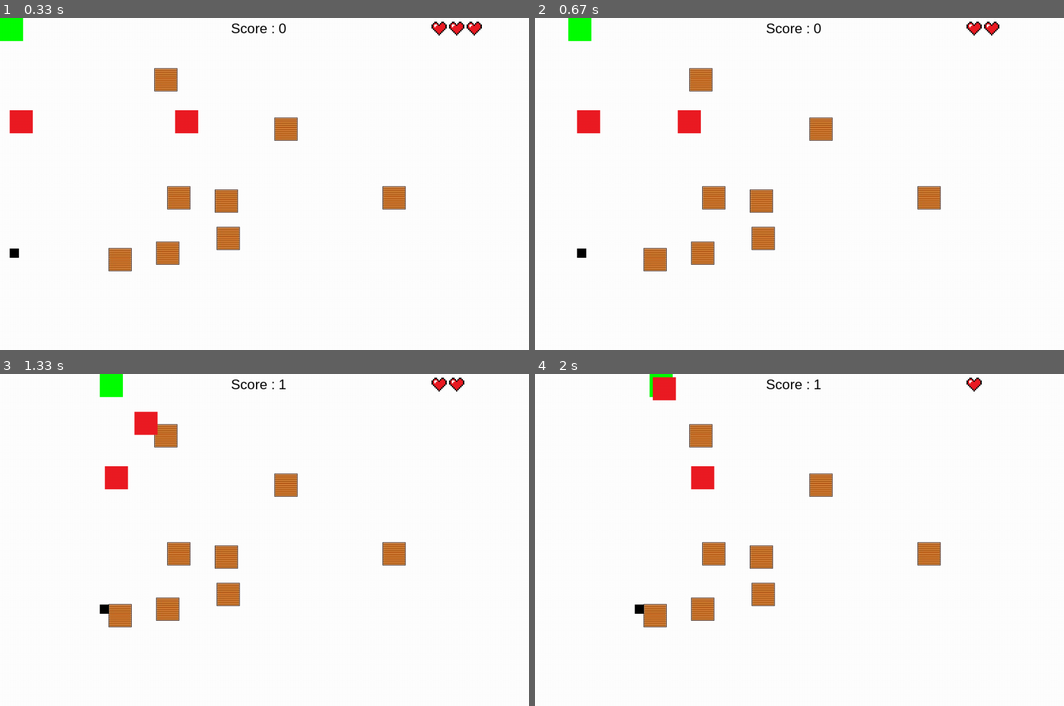
Above: before the commit, frames 1-4 (two rows, left to right).
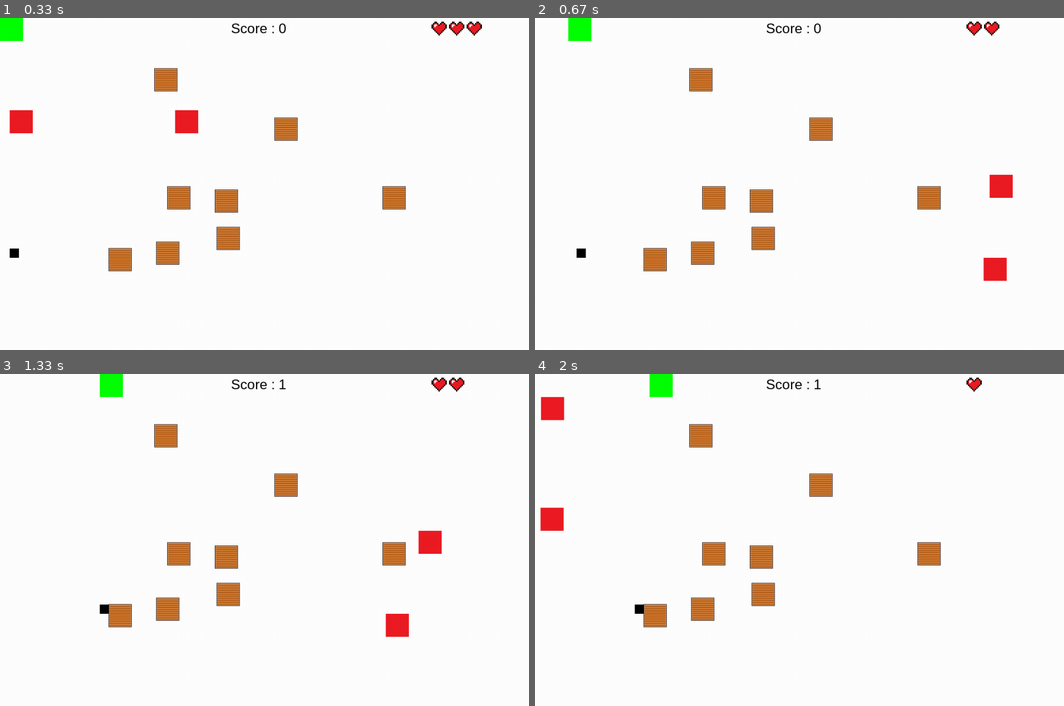
Above: after the commit, the same moments.

Repository: matthieurobert/Projet-ISN
Game: pygame game, started from test_bot.py
Same seed, same stepped clock (60 frames per second), same inputs: the game is played once before the commit and once after it.
Inputs:
- Up to frame 1 (0.33 s): no input
- Up to frame 2 (0.67 s): hold V from 0.33 s (still down); hold D from 0.33 s (still down)
- Up to frame 3 (1.33 s): release V at 0.8 s; release D at 0.8 s; hold D 0.83-1.3 s
- Up to frame 4 (2 s): hold W 1.33-1.63 s; hold D from 1.67 s (still down); tap V at 1.82 s

Frame 1 is identical in both runs. In frame 2, 1.3% of the frame differs, in the area x 7-91%, y 27-80%; in frame 3, 1.3%; in frame 4, 1.3%.

Commit message:
ajout des bots aléatoire avec les coordonnées
regarde le code au lieu de me lire si tu veux saoir ce que j'ai modifé

Diff:
--- /dev/null
+++ b/Partie_Clément/liste_x_y_bot.py
@@ -0,0 +1,5 @@
+import random
+def liste():
+    liste_bot = [(1040,640,50,50),(1040,460,50,50),(1040,340,50,50),(1040,160,50,50),(0,340,50,50),(0,400,50,50),(0,580,50,50),(0,220,50,50),(0,150,50,50),(0,50,50,50),(0,110,50,50),(0,180,50,50),(0,240,50,50),(0,290,50,50),(1040,590,50,50),(1040,520,50,50),(1040,280,50,50),(1040,400,50,50),(1040,210,50,50)]
+    random.shuffle(liste_bot)
+    return(liste_bot)
--- a/test_bot.py
+++ b/test_bot.py
@@ -1,6 +1,8 @@
 import pygame
 import sys
 import time
+from random import randrange
+from Partie_Clément.liste_x_y_bot import liste
 from pygame.locals import *
 from Partie_Clément.rekt_boîte import rekt
 from partie_lilian.fonction import murs_colision,game_over,vie_coeur,chrono,gauche,droite,monter,decendre
@@ -8,6 +10,7 @@
 
 pygame.init()
 
+bot_x_y = liste()
 
 rekt_boîte = rekt()
 salle = rekt_boîte[-1::]
@@ -203,108 +206,126 @@
 continuer = 1
 continuer2 = 1
 continuer3 = 1
-while continuer :
-    while continuer2:
-        for event in pygame.event.get():
-          if event.type == pygame.QUIT:
-                pygame.quit()
-
-        if abs(position_perso[0] - follower.rect[0]) == abs(position_perso[1] - follower.rect[1]):
-            if abs(position_perso[0] - follower.rect[0]) != position_perso[0] - follower.rect[0]:
-                follower.gauche()
-            else:
-                follower.droite()
-        elif abs(position_perso[0] - follower.rect[0]) > abs(position_perso[1] - follower.rect[1]):
-            if abs(position_perso[0]-follower.rect[0]) != position_perso[0] - follower.rect[0]:
-                follower.gauche()
-            else:
-                follower.droite()
-        elif abs(position_perso[0] - follower.rect[0]) < abs(position_perso[1] - follower.rect[1]):
-            if abs(position_perso[1]-follower.rect[1]) != position_perso[1] - follower.rect[1]:
-                follower.haut()
-            else:
-                follower.bas()
-
-
-
-        for event in pygame.event.get():
-            if event.type == pygame.QUIT:
-                pygame.quit()
-
-
-        fenetre.blit(table, (0, 0))
-        for i in range (0,caisses):
-           b=position_x_y[i]
-           x= b[0]
-           y= b[1]
-           fenetre.blit(caisse, (x,y))
-        vie_coeur(point_vie,fenetre,image_coeur1,image_coeur2,image_coeur3,image_coeur4,image_coeur5)
-
-        fenetre.blit( alien.image, alien.rect)
-        fenetre.blit( pab.image, pab.rect)
-        fenetre.blit(perso,position_perso)
-        fenetre.blit(aff_crono,(500,5))
-        fenetre.blit( follower.image, follower.rect)
-        fenetre.blit( balle.image, balle.rect)
-
-        pab.update()
-        balle.update()
-
-        pygame.display.flip()
-
-
-        aff_crono=chrono(depart,black)
-
-
-        for event in pygame.event.get():
-
-            if event.type == QUIT:
-                continuer = 1
-                pygame.quit()
-
-            if  event.type == KEYDOWN :
-                if event.key == K_a:
-                    position_perso=gauche(position_perso,speed,rekt_boîte,repouser,fenetre,ips,clock,perso,murs_colision)
-                    fenetre.blit(perso, position_perso)      #gauche
-                    pygame.display.flip()
-                if event.key == K_d:
-                    position_perso=droite(position_perso,speed,rekt_boîte,repouser,fenetre,ips,clock,perso,murs_colision)
-                    fenetre.blit(perso, position_perso)        #droite
-                    pygame.display.flip()
-
-                if event.key == K_w:
-                    position_perso=monter(position_perso,speed,rekt_boîte,repouser,fenetre,ips,clock,perso,murs_colision)
-                    fenetre.blit(perso, position_perso)
-                    pygame.display.flip()                       #monter
-
-                if event.key == K_s:
-                    position_perso=decendre(position_perso,speed,rekt_boîte,repouser,fenetre,ips,clock,perso,murs_colision)
-                    fenetre.blit(perso,position_perso)           #decendre
-                    pygame.display.flip()
-
-
-                    pygame.display.flip()
-
-                if event.key == K_v :
-                    point_vie = point_vie - 1
-                if point_vie == 0 :
-                    continuer2 = 0
-    game_over(conteur,arial_font,fenetre,black)
-
-    while continuer3:
-        for evenement in pygame.event.get():
-            if evenement.type == QUIT:
-
-                continuer3 = 0
-                pygame.display.quit()
-            if event.key == KEYDOWN:
-                if event.key == K_r:
+try :
+    while continuer :
+        while continuer2:
+            for event in pygame.event.get():
+              if event.type == pygame.QUIT:
+                    pygame.quit()
+
+            if abs(position_perso[0] - follower.rect[0]) == abs(position_perso[1] - follower.rect[1]):
+                if abs(position_perso[0] - follower.rect[0]) != position_perso[0] - follower.rect[0]:
+                    follower.gauche()
+                else:
+                    follower.droite()
+            elif abs(position_perso[0] - follower.rect[0]) > abs(position_perso[1] - follower.rect[1]):
+                if abs(position_perso[0]-follower.rect[0]) != position_perso[0] - follower.rect[0]:
+                    follower.gauche()
+                else:
+                    follower.droite()
+            elif abs(position_perso[0] - follower.rect[0]) < abs(position_perso[1] - follower.rect[1]):
+                if abs(position_perso[1]-follower.rect[1]) != position_perso[1] - follower.rect[1]:
+                    follower.haut()
+                else:
+                    follower.bas()
+
+
+
+            for event in pygame.event.get():
+                if event.type == pygame.QUIT:
+                    pygame.quit()
+
+
+            fenetre.blit(table, (0, 0))
+            for i in range (0,caisses):
+               b=position_x_y[i]
+               x= b[0]
+               y= b[1]
+               fenetre.blit(caisse, (x,y))
+            vie_coeur(point_vie,fenetre,image_coeur1,image_coeur2,image_coeur3,image_coeur4,image_coeur5)
+
+            fenetre.blit( alien.image, alien.rect)
+            fenetre.blit( pab.image, pab.rect)
+            fenetre.blit(perso,position_perso)
+            fenetre.blit(aff_crono,(500,5))
+            fenetre.blit( follower.image,follower.rect)
+
+            fenetre.blit( balle.image, balle.rect)
+
+            pab.update()
+            balle.update()
+
+            pygame.display.flip()
+
+
+            aff_crono=chrono(depart,black)
+
+
+            for event in pygame.event.get():
+
+                if event.type == QUIT:
+                    continuer = 1
+                    pygame.quit()
+
+                if  event.type == KEYDOWN :
+                    if event.key == K_a:
+                        position_perso=gauche(position_perso,speed,rekt_boîte,repouser,fenetre,ips,clock,perso,murs_colision)
+                        fenetre.blit(perso, position_perso)      #gauche
+                        pygame.display.flip()
+                    if event.key == K_d:
+                        position_perso=droite(position_perso,speed,rekt_boîte,repouser,fenetre,ips,clock,perso,murs_colision)
+                        fenetre.blit(perso, position_perso)        #droite
+                        pygame.display.flip()
+
+                    if event.key == K_w:
+                        position_perso=monter(position_perso,speed,rekt_boîte,repouser,fenetre,ips,clock,perso,murs_colision)
+                        fenetre.blit(perso, position_perso)
+                        pygame.display.flip()                       #monter
+
+                    if event.key == K_s:
+                        position_perso=decendre(position_perso,speed,rekt_boîte,repouser,fenetre,ips,clock,perso,murs_colision)
+                        fenetre.blit(perso,position_perso)           #decendre
+                        pygame.display.flip()
+
+
+                        pygame.display.flip()
+
+                    if event.key == K_v :
+                        point_vie = point_vie - 1
+                        r = randrange(1,18)
+                        follower.rect= pygame.Rect(bot_x_y[r])
+                        alien.rect= pygame.Rect(bot_x_y[r-1])
+                        pab.rect= pygame.Rect(bot_x_y[r+1])
+                        fenetre.blit( follower.image,follower.rect)
+                        fenetre.blit( alien.image, alien.rect)
+                        fenetre.blit( pab.image, pab.rect)
+                        pygame.display.flip()
+
+
+
+                    if point_vie == 0 :
+                        continuer2 = 0
+
+
+
+        game_over(conteur,arial_font,fenetre,black)
+
+        while continuer3:
+            for evenement in pygame.event.get():
+                if evenement.type == QUIT:
+
                     continuer3 = 0
-                    continuer2 = 1
-
-        pygame.display.flip()
-        pygame.font.init()
-
-
-
-pygame.quit()
+                    pygame.display.quit()
+                if event.key == KEYDOWN:
+                    if event.key == K_r:
+                        continuer3 = 0
+                        continuer2 = 1
+
+            pygame.display.flip()
+            pygame.font.init()
+except:
+    traceback.print_exc()
+
+finally:
+    pygame.quit()
+    exit()
